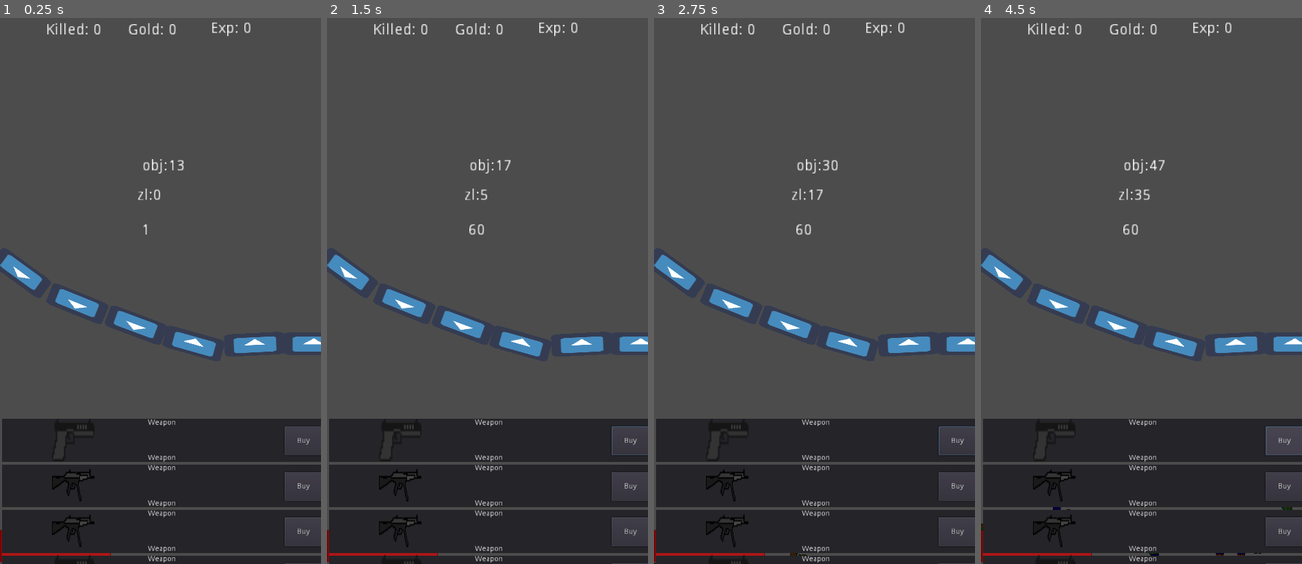
Above: before the commit, frames 1-4 (left to right).
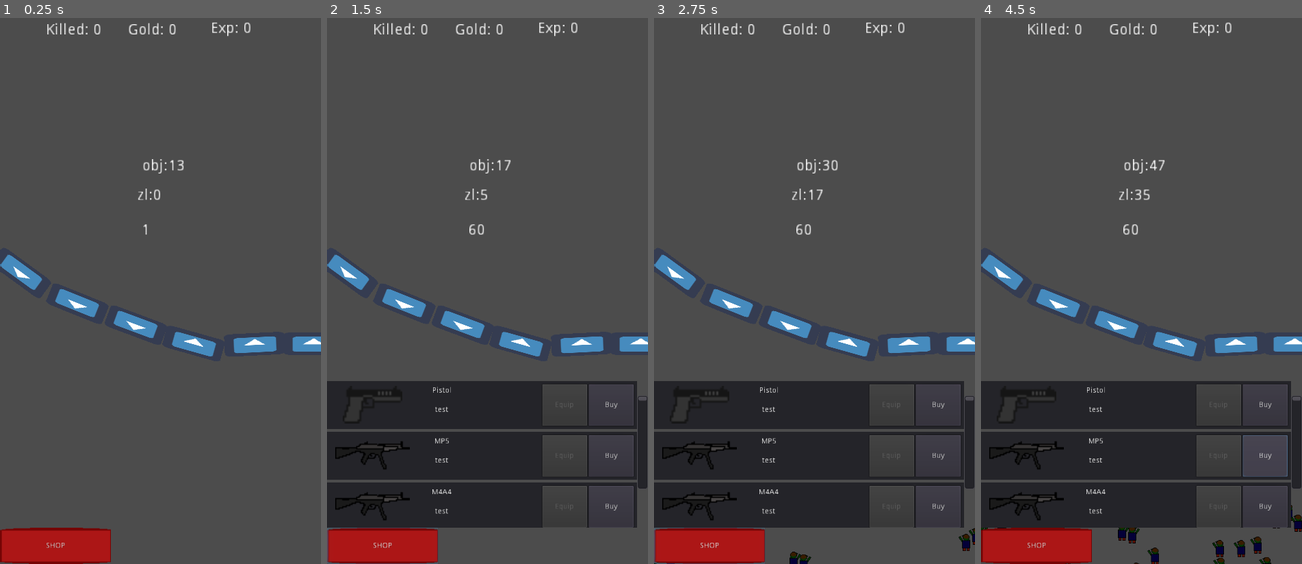
Above: after the commit, the same moments.

Repository: stranker/CLICKER_Z
Game: Godot game, scene res://Object/ClickArea.tscn
Two runs of this game, one before a commit and one after it. Both use one fixed random seed, a clock stepped at 60 frames per second and the inputs below. The engine's default icon, where the game draws it, is replaced by a stand-in: a white triangle on a blue panel in a dark square.
Inputs (mouse positions are in pixels of both pictures, inside the frame that each line leads up to):
- Up to frame 1 (0.25 s): no input
- Up to frame 2 (1.5 s): click (628, 438) at 0.5 s, where only the run before the commit has a clickable "Buy"; click "SHOP" at 1.25 s
- Up to frame 3 (2.75 s): click "SHOP" at 2 s
- Up to frame 4 (4.5 s): click "Buy" at 2.75 s; click "SHOP" at 3.5 s; click "Buy" at 4.25 s

The runs differ from the first frame. In frame 1, 23% of the frame differs, in the area x 0-100%, y 73-100%; in frame 2, 16%; in frame 3, 16%; in frame 4, 16%.

Commit message:
Shop finish

Diff:
--- a/GUI/PanelShop.tscn
+++ b/GUI/PanelShop.tscn
@@ -4,28 +4,32 @@
 
 [sub_resource type="GDScript" id=1]
 
+resource_name = "PanelShop.gd"
 script/source = "extends Container
 
 var drag_unit = 5
 
 func _ready():
+	$VScrollBar.min_value = 0
+	$VScrollBar.max_value = rect_size.y
+	hide()
 	pass
 
-func _on_PanelShop_gui_input(ev):
+func gui_input(ev):
 	if ev is InputEventScreenDrag:
 		if ev.relative.y>0:
-			$Weapons.rect_position.y -= drag_unit
+			$VScrollBar.value -= drag_unit
 		else:
-			$Weapons.rect_position.y += drag_unit
-	pass # replace with function body
+			$VScrollBar.value  += drag_unit
+	pass
 
-
-func _on_Weapons_gui_input(ev):
-	print(ev)
+func _on_VScrollBar_value_changed( value ):
+	$Weapons.rect_position.y = -value
 	pass # replace with function body
 "
+_sections_unfolded = [ "Resource" ]
 
-[node name="PanelShop" type="Container" index="0"]
+[node name="PanelShop" type="Container"]
 
 anchor_left = 0.0
 anchor_top = 0.0
@@ -42,4 +46,36 @@
 
 [node name="Weapons" parent="." index="0" instance=ExtResource( 1 )]
 
-margin_bottom = 0.0
+anchor_right = 0.0
+anchor_bottom = 0.0
+margin_right = 580.0
+margin_bottom = 428.0
+
+[node name="VScrollBar" type="VScrollBar" parent="." index="1"]
+
+anchor_left = 0.0
+anchor_top = 0.0
+anchor_right = 0.0
+anchor_bottom = 0.0
+margin_left = 580.0
+margin_top = 27.0
+margin_right = 600.0
+margin_bottom = 202.0
+rect_min_size = Vector2( 20, 0 )
+rect_pivot_offset = Vector2( 0, 0 )
+rect_clip_content = true
+mouse_filter = 0
+mouse_default_cursor_shape = 0
+size_flags_horizontal = 0
+size_flags_vertical = 1
+min_value = 0.0
+max_value = 100.0
+step = 0.0
+page = 0.0
+value = 0.0
+exp_edit = false
+rounded = false
+custom_step = -1.0
+_sections_unfolded = [ "Rect" ]
+
+[connection signal="value_changed" from="VScrollBar" to="." method="_on_VScrollBar_value_changed"]
--- a/GUI/WeaponPanel.tscn
+++ b/GUI/WeaponPanel.tscn
@@ -4,6 +4,7 @@
 
 [sub_resource type="GDScript" id=1]
 
+resource_name = "WeaponPanel.gd"
 script/source = "extends Panel
 
 func _ready():
@@ -13,18 +14,37 @@
 	$TextureRect.texture = load(tex)
 	$WeaponName.text = nam
 	$WeaponInfo.text = info
-	pass"
+	$EquipButton.disabled = true
+	pass
 
-[node name="WeaponPanel" type="Panel"]
+func _on_WeaponPanel_gui_input( ev ):
+	if get_parent().get_parent() != null:
+		if ev is InputEventScreenDrag:
+			get_parent().get_parent().gui_input(ev)
+	pass # replace with function body
+
+func _on_EquipButton_pressed():
+	for i in Global.WEAPON_LIST:
+		if i.get_weapon_name() == $WeaponName.text:
+			Global.curr_weapon = i
+	pass # replace with function body
+
+
+func _on_BuyButton_pressed():
+	pass # replace with function body
+"
+_sections_unfolded = [ "Resource" ]
+
+[node name="WeaponPanel" type="Panel" index="0"]
 
 anchor_left = 0.0
 anchor_top = 0.0
 anchor_right = 1.0
 anchor_bottom = 1.0
-margin_bottom = -944.0
-rect_min_size = Vector2( 600, 80 )
+margin_right = -20.0
+margin_bottom = -934.0
+rect_min_size = Vector2( 580, 90 )
 rect_pivot_offset = Vector2( 0, 0 )
-rect_clip_content = false
 mouse_filter = 0
 mouse_default_cursor_shape = 0
 size_flags_horizontal = 1
@@ -35,33 +55,35 @@
 [node name="TextureRect" type="TextureRect" parent="." index="0"]
 
 anchor_left = 0.0
-anchor_top = 0.5
+anchor_top = 0.0
 anchor_right = 0.0
-anchor_bottom = 0.5
-margin_left = 94.0
-margin_top = -41.0
-margin_right = 174.0
-margin_bottom = 39.0
+anchor_bottom = 0.0
+margin_left = 9.0
+margin_top = 9.0
+margin_right = 159.0
+margin_bottom = 79.0
+rect_min_size = Vector2( 150, 70 )
 rect_pivot_offset = Vector2( 0, 0 )
-rect_clip_content = false
 mouse_filter = 1
 mouse_default_cursor_shape = 0
 size_flags_horizontal = 1
 size_flags_vertical = 1
 texture = ExtResource( 1 )
 expand = true
-stretch_mode = 0
+stretch_mode = 6
 _sections_unfolded = [ "Rect" ]
 
 [node name="WeaponName" type="Label" parent="." index="1"]
 
 anchor_left = 0.0
 anchor_top = 0.0
-anchor_right = 1.0
+anchor_right = 0.0
 anchor_bottom = 0.0
-margin_bottom = 14.0
+margin_left = 8.0
+margin_top = 11.0
+margin_right = 420.0
+margin_bottom = 25.0
 rect_pivot_offset = Vector2( 0, 0 )
-rect_clip_content = false
 mouse_filter = 2
 mouse_default_cursor_shape = 0
 size_flags_horizontal = 1
@@ -75,12 +97,14 @@
 [node name="WeaponInfo" type="Label" parent="." index="2"]
 
 anchor_left = 0.0
-anchor_top = 1.0
-anchor_right = 1.0
-anchor_bottom = 1.0
-margin_top = -14.0
+anchor_top = 0.0
+anchor_right = 0.0
+anchor_bottom = 0.0
+margin_left = 8.0
+margin_top = 47.0
+margin_right = 420.0
+margin_bottom = 61.0
 rect_pivot_offset = Vector2( 0, 0 )
-rect_clip_content = false
 mouse_filter = 2
 mouse_default_cursor_shape = 0
 size_flags_horizontal = 1
@@ -93,15 +117,15 @@
 
 [node name="BuyButton" type="Button" parent="." index="3"]
 
-anchor_left = 1.0
-anchor_top = 0.5
-anchor_right = 1.0
-anchor_bottom = 0.5
-margin_left = -70.0
-margin_top = -26.5
-margin_bottom = 27.5
+anchor_left = 0.0
+anchor_top = 0.0
+anchor_right = 0.0
+anchor_bottom = 0.0
+margin_left = 489.0
+margin_top = 6.0
+margin_right = 573.0
+margin_bottom = 84.0
 rect_pivot_offset = Vector2( 0, 0 )
-rect_clip_content = false
 focus_mode = 2
 mouse_filter = 0
 mouse_default_cursor_shape = 0
@@ -114,3 +138,35 @@
 text = "Buy"
 flat = false
 align = 1
+_sections_unfolded = [ "Rect" ]
+
+[node name="EquipButton" type="Button" parent="." index="4"]
+
+anchor_left = 0.0
+anchor_top = 0.0
+anchor_right = 0.0
+anchor_bottom = 0.0
+margin_left = 402.0
+margin_top = 6.0
+margin_right = 486.0
+margin_bottom = 84.0
+rect_pivot_offset = Vector2( 0, 0 )
+focus_mode = 2
+mouse_filter = 0
+mouse_default_cursor_shape = 0
+size_flags_horizontal = 1
+size_flags_vertical = 1
+toggle_mode = false
+enabled_focus_mode = 2
+shortcut = null
+group = null
+text = "Equip"
+flat = false
+align = 1
+_sections_unfolded = [ "Rect" ]
+
+[connection signal="gui_input" from="." to="." method="_on_WeaponPanel_gui_input"]
+
+[connection signal="pressed" from="BuyButton" to="." method="_on_BuyButton_pressed"]
+
+[connection signal="pressed" from="EquipButton" to="." method="_on_EquipButton_pressed"]
--- a/GUI/Weapons.tscn
+++ b/GUI/Weapons.tscn
@@ -2,6 +2,7 @@
 
 [sub_resource type="GDScript" id=1]
 
+resource_name = "Weapons.gd"
 script/source = "extends GridContainer
 
 var weapon = preload(\"res://Object/Weapon.tscn\")
@@ -18,25 +19,25 @@
 	for i in range(10):
 		var w = weapon.instance()
 		if i == 0:
-			w.create_weapon(\"Pistol \\t Cost: FREE\",0,1,\"res://Sprite/Pistol.png\")
+			w.create_weapon(\"Pistol\",0,1,\"res://Sprite/Pistol.png\",\"test\")
 		if i == 1:
-			w.create_weapon(\"MP5 \\t Cost: $5\",5,2,\"res://Sprite/MP5.png\")
+			w.create_weapon(\"MP5\",5,2,\"res://Sprite/MP5.png\",\"test\")
 		if i == 2:
-			w.create_weapon(\"M4A4 \\t Cost: $20\",20,3,\"res://Sprite/MP5.png\")
+			w.create_weapon(\"M4A4\",20,3,\"res://Sprite/MP5.png\",\"test\")
 		if i == 3:
-			w.create_weapon(\"TEST \\t Cost: $200\",200,3,\"res://Sprite/Pistol.png\")
+			w.create_weapon(\"TEST\",200,3,\"res://Sprite/Pistol.png\",\"test\")
 		if i == 4:
-			w.create_weapon(\"TEST \\t Cost: $200\",200,3,\"res://Sprite/Pistol.png\")
+			w.create_weapon(\"TEST\",200,3,\"res://Sprite/Pistol.png\",\"test\")
 		if i == 5:
-			w.create_weapon(\"TEST \\t Cost: $200\",200,3,\"res://Sprite/Pistol.png\")
+			w.create_weapon(\"TEST\",200,3,\"res://Sprite/Pistol.png\",\"test\")
 		if i == 6:
-			w.create_weapon(\"TEST \\t Cost: $200\",200,3,\"res://Sprite/Pistol.png\")
+			w.create_weapon(\"TEST\",200,3,\"res://Sprite/Pistol.png\",\"test\")
 		if i == 7:
-			w.create_weapon(\"TEST \\t Cost: $200\",200,3,\"res://Sprite/Pistol.png\")
+			w.create_weapon(\"TEST\",200,3,\"res://Sprite/Pistol.png\",\"test\")
 		if i == 8:
-			w.create_weapon(\"TEST \\t Cost: $200\",200,3,\"res://Sprite/Pistol.png\")
+			w.create_weapon(\"TEST\",200,3,\"res://Sprite/Pistol.png\",\"test\")
 		if i == 9:
-			w.create_weapon(\"TEST \\t Cost: $200\",200,3,\"res://Sprite/Pistol.png\")
+			w.create_weapon(\"TEST\",200,3,\"res://Sprite/Pistol.png\",\"test\")
 		Global.WEAPON_LIST.push_back(w)
 		get_tree().root.call_deferred(\"add_child\",w)
 	Global.curr_weapon = Global.WEAPON_LIST[0]
@@ -45,10 +46,11 @@
 func create_panels():
 	for i in Global.WEAPON_LIST:
 		var wp = w_panel.instance()
-		wp.create_panel(i.get_shop_texture(),i.get_name(),i.get_name())
+		wp.create_panel(i.get_shop_texture(),i.get_weapon_name(),i.get_shop_info())
 		add_child(wp)
 	pass
 "
+_sections_unfolded = [ "Resource" ]
 
 [node name="Weapons" type="GridContainer"]
 
@@ -57,6 +59,7 @@
 anchor_right = 1.0
 anchor_bottom = 1.0
 margin_bottom = -648.0
+rect_min_size = Vector2( 580, 0 )
 rect_pivot_offset = Vector2( 0, 0 )
 rect_clip_content = true
 mouse_filter = 1
--- a/Object/ClickArea.tscn
+++ b/Object/ClickArea.tscn
@@ -6,7 +6,7 @@
 [ext_resource path="res://Sprite/ButtonShopH.png" type="Texture" id=4]
 [ext_resource path="res://Sprite/ButtonShopC.png" type="Texture" id=5]
 [ext_resource path="res://Sprite/ButtonShop.png" type="Texture" id=6]
-[ext_resource path="res://GUI/Weapons.tscn" type="PackedScene" id=7]
+[ext_resource path="res://GUI/PanelShop.tscn" type="PackedScene" id=7]
 
 [sub_resource type="GDScript" id=1]
 
@@ -54,10 +54,10 @@
 
 
 func _on_Shop_pressed():
-	if !$GUI/Shop/Weapons.visible:
-		$GUI/Shop/Weapons.show()
+	if !$GUI/Shop/PanelShop.visible:
+		$GUI/Shop/PanelShop.show()
 	else:
-		$GUI/Shop/Weapons.hide()
+		$GUI/Shop/PanelShop.hide()
 	pass # replace with function body
 "
 _sections_unfolded = [ "Resource" ]
@@ -202,7 +202,6 @@
 margin_bottom = 27.0
 rect_scale = Vector2( 2, 2 )
 rect_pivot_offset = Vector2( 0, 0 )
-rect_clip_content = false
 mouse_filter = 2
 mouse_default_cursor_shape = 0
 size_flags_horizontal = 1
@@ -224,7 +223,6 @@
 margin_bottom = 27.0
 rect_scale = Vector2( 2, 2 )
 rect_pivot_offset = Vector2( 0, 0 )
-rect_clip_content = false
 mouse_filter = 2
 mouse_default_cursor_shape = 0
 size_flags_horizontal = 1
@@ -246,7 +244,6 @@
 margin_bottom = 24.0
 rect_scale = Vector2( 2, 2 )
 rect_pivot_offset = Vector2( 0, 0 )
-rect_clip_content = false
 mouse_filter = 2
 mouse_default_cursor_shape = 0
 size_flags_horizontal = 1
@@ -268,7 +265,6 @@
 margin_bottom = 401.0
 rect_scale = Vector2( 2, 2 )
 rect_pivot_offset = Vector2( 0, 0 )
-rect_clip_content = false
 mouse_filter = 2
 mouse_default_cursor_shape = 0
 size_flags_horizontal = 1
@@ -290,7 +286,6 @@
 margin_bottom = 281.0
 rect_scale = Vector2( 2, 2 )
 rect_pivot_offset = Vector2( 0, 0 )
-rect_clip_content = false
 mouse_filter = 2
 mouse_default_cursor_shape = 0
 size_flags_horizontal = 1
@@ -312,7 +307,6 @@
 margin_bottom = 336.0
 rect_scale = Vector2( 2, 2 )
 rect_pivot_offset = Vector2( 0, 0 )
-rect_clip_content = false
 mouse_filter = 2
 mouse_default_cursor_shape = 0
 size_flags_horizontal = 1
@@ -331,7 +325,6 @@
 margin_top = -68.0
 margin_right = 207.0
 rect_pivot_offset = Vector2( 0, 0 )
-rect_clip_content = false
 focus_mode = 2
 mouse_filter = 0
 mouse_default_cursor_shape = 0
@@ -349,11 +342,11 @@
 align = 1
 _sections_unfolded = [ "Rect", "custom_styles" ]
 
-[node name="Weapons" parent="GUI/Shop" index="0" instance=ExtResource( 7 )]
-
-margin_left = 2.0
-margin_top = -203.0
-margin_bottom = 3.0
+[node name="PanelShop" parent="GUI/Shop" index="0" instance=ExtResource( 7 )]
+
+margin_top = -274.0
+margin_right = 395.0
+margin_bottom = -68.0
 
 [connection signal="input_event" from="Area" to="." method="_on_Area_input_event"]
 
--- a/Object/Weapon.gd
+++ b/Object/Weapon.gd
@@ -6,6 +6,7 @@
 var weapon_name = "test"
 var bullet = preload("res://Object/Bullet.tscn")
 var buyed = false
+var shop_info = "test"
 
 func _ready():
 	pass
@@ -34,11 +35,12 @@
 func get_weapon_name():
 	return weapon_name
 
-func create_weapon(wname,cst,dmg,stext):
+func create_weapon(wname,cst,dmg,stext,inf):
 	weapon_name = wname
 	cost = cst
 	damage = dmg
 	shop_texture = stext
+	shop_info = inf
 	pass
 
 func set_buy(con):
@@ -46,6 +48,9 @@
 
 func get_buy():
 	return buyed
+
+func get_shop_info():
+	return shop_info
 
 func shoot():
 	if Global.ZOMBI_LIST.size()>0:
